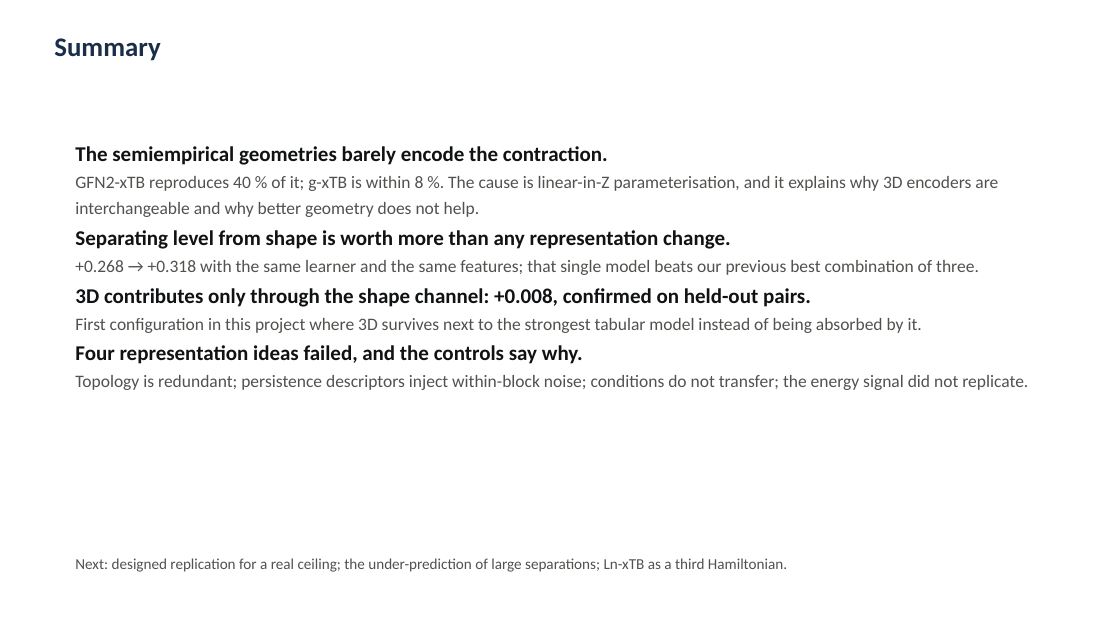
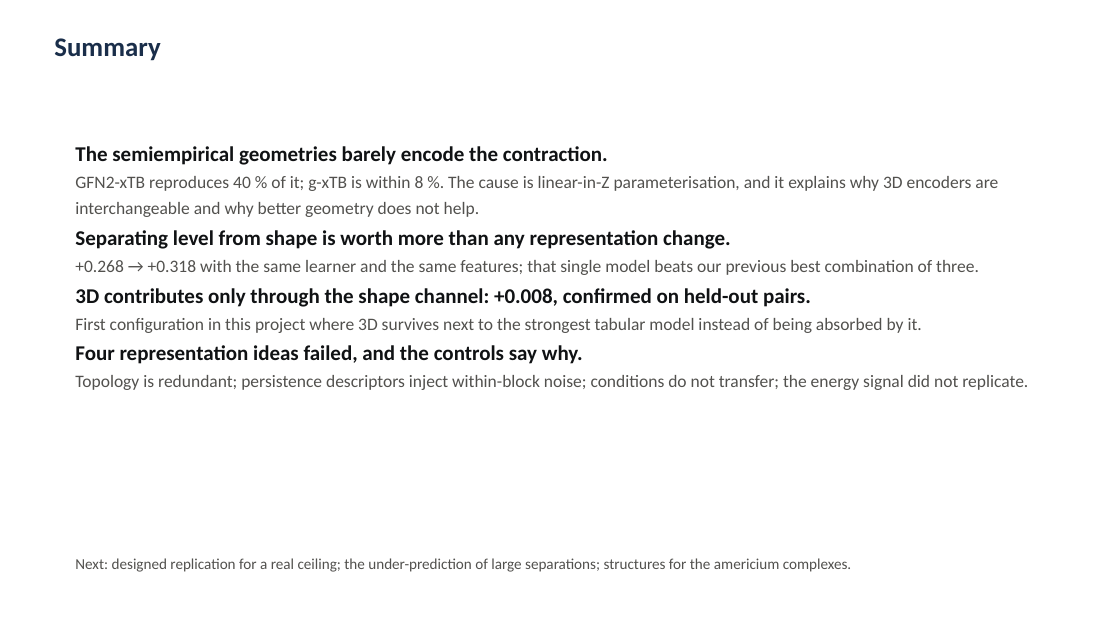
Before and after one commit to mironovb/lanthanidestrain, a slide deck: slide 26 of docs/ACS_talk_2026-08.pptx (slide 25 before the commit). Drawn at 1120x630 pixels with LibreOffice and Linux fonts; fonts in the diff are those of the drawing. Boxes give left, top, right and bottom in pixels: in the first picture for what was removed or moved away, otherwise in the second. Text is boxed around its words. In the diff, an @@ line names an element or a change of style, - is before the commit and + after.

```diff
--- a/docs/ACS_talk_2026-08.pptx
+++ b/docs/ACS_talk_2026-08.pptx
@@ text at box(75, 558, 851, 572): text changed @@
-Next: designed replication for a real ceiling; the under-prediction of large separations; Ln-xTB as a third Hamiltonian.
+Next: designed replication for a real ceiling; the under-prediction of large separations; structures for the americium complexes.
```
Also in this commit, not shown: 1 slide added, 9 other files.
